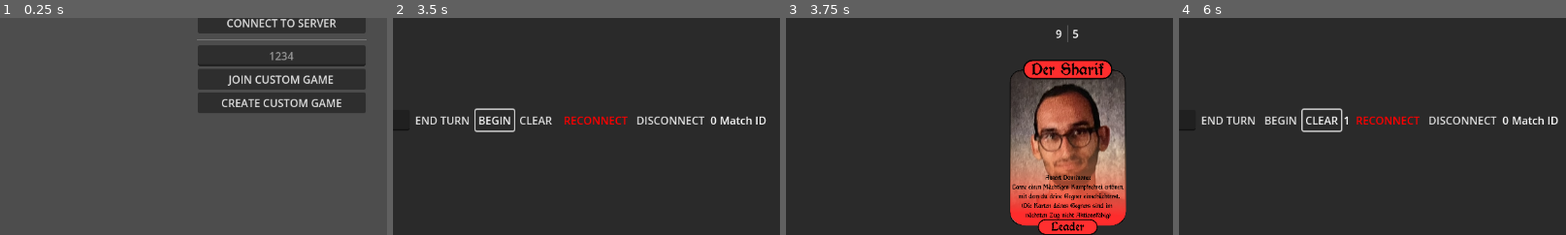
Above: before the commit, frames 1-4 (left to right).
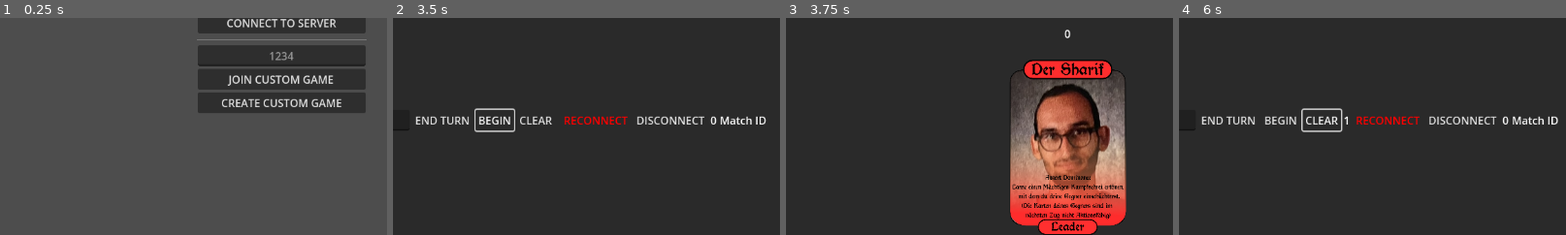
Above: after the commit, the same moments.

Repository: SpaceWAGdev/card-multiplayer
Game: Godot game, scene res://menu.tscn
Same seed, same stepped clock (60 frames per second), same inputs: the game is played once before the commit and once after it.
Inputs (mouse positions are % of the whole screen's width and height, from its top left):
- Up to frame 1 (0.25 s): no input
- Up to frame 2 (3.5 s): click (50, 51) at 0.52 s; type "12" at 0.6 s; click "CONNECT TO SERVER" at 1.25 s; click "BEGIN" at 2 s; click "BEGIN" at 2.75 s
- Up to frame 3 (3.75 s): click "SPAWN DECK" at 3.5 s
- Up to frame 4 (6 s): click "ABILITY" at 4.25 s; click "END TURN" at 5 s; click "CLEAR" at 5.75 s
The pictures show only the part of the screen within x 14-64%, y 42-92%; the shares and areas given below are measured in that part.

Frames 1-2 are identical in both runs. In frame 3, 0.1% of the frame differs, in the area x 69-76%, y 3-12%; in frame 4, nothing differs.

Commit message:
Add hover overlay

Diff:
--- a/Cards/card.tscn
+++ b/Cards/card.tscn
@@ -8,6 +8,12 @@
 layout_mode = 2
 alignment = 1
 
+[node name="Mana" type="Label" parent="Top Row"]
+visible = false
+layout_mode = 2
+text = "10
+"
+
 [node name="Health" type="Label" parent="Top Row"]
 layout_mode = 2
 text = "10
@@ -17,7 +23,7 @@
 layout_mode = 2
 theme_override_constants/separation = 7
 
-[node name="Mana" type="Label" parent="Top Row"]
+[node name="Damage" type="Label" parent="Top Row"]
 layout_mode = 2
 text = "10"
 
--- a/card_base.gd
+++ b/card_base.gd
@@ -1,20 +1,42 @@
 class_name CardBase
 extends Control
 @export var	data: Dictionary
+@export var delta_y_position: int = 45
 var game_manager: Node
 var attacks = 0
 var blocked_until_turn = 0
 var friendly = true
 
+func _hover_enter() -> void:
+	if get_parent().name.contains("DECK") or get_parent().name.contains("GRAVEYARD"):
+		return
+	var position = self.get_global_transform_with_canvas().get_origin()
+	var image = preload("res://card_image_overlay.tscn").instantiate()
+	image.get_child(0).texture = find_child("Image").texture
+	image.scale = Vector2(0.5, 0.5)
+	image.name = "hover_img"
+	image.z_index = 20
+	var width = image.get_child(0).texture.get_width()
+	image.position = Vector2((image.position.x + width / 4 * image.scale.x ), image.position.y + delta_y_position)
+	self.add_child(image)
+
+
+func _hover_exit() -> void:
+	var image = self.get_child(3)
+	if image != null:
+		image.queue_free()
+
 func setup(_data: Dictionary, _game_manager):
 	data = _data
 	game_manager = _game_manager
-	var health = get_child(0).get_child(0) as Label
+	var health = find_child("Health", true) as Label
 	health.text = str(data["health"])
 	if "max_attacks" not in data.keys():
 		data["max_attacks"] = 1
-	var atk = get_child(0).get_child(2) as Label
+	var atk = find_child("Damage", true) as Label
 	atk.text = str(data["damage"])
+	self.mouse_entered.connect(_hover_enter)
+	self.mouse_exited.connect(_hover_exit)
 
 func battlecry():
 	print(data["name"], " has no battlecry")
@@ -71,7 +93,7 @@
 	get_tree().root.get_node("PanelContainer").move_card(self, "LOCAL_PLAYAREA")
 
 func update_stats():
-	var health_label : Label = get_child(0).get_child(0)
+	var health_label : Label = find_child("Health", true)
 	health_label.text = str(data["health"])
 
 func on_round_start():
--- /dev/null
+++ b/card_image_overlay.tscn
@@ -0,0 +1,5 @@
+[gd_scene format=3 uid="uid://cvdtw2ohsjsbg"]
+
+[node name="CardImageOverlay" type="Node2D"]
+
+[node name="Sprite2D" type="Sprite2D" parent="."]
--- a/main_game.gd
+++ b/main_game.gd
@@ -166,6 +166,13 @@
 
 	if location == "LOCAL_PLAYAREA" and mid == "":
 		card_image.battlecry()
+
+	for child in card_image.find_child("Top Row").get_children():
+		child.visible = false
+	var mana_label = card_image.find_child("Mana", true)
+	mana_label.visible = true
+	mana_label.text = data["mana"]
+
 	card_image.update_stats()
 	print("Instantiated ", data["name"], " (Card Object) in ", location )
 
@@ -213,6 +220,8 @@
 	update_screen_area(new_location_node.name)
 	if new_location == "LOCAL_PLAYAREA" and old_parent.name == "LOCAL_HAND":
 		card.battlecry()
+		for child in card.find_child("Top Row").get_children():
+			child.visible = !child.visible
 	if new_location in ["LOCAL_GRAVEYARD", "LOCAL_DECK"]:
 		card.z_index = -10
 	else:
